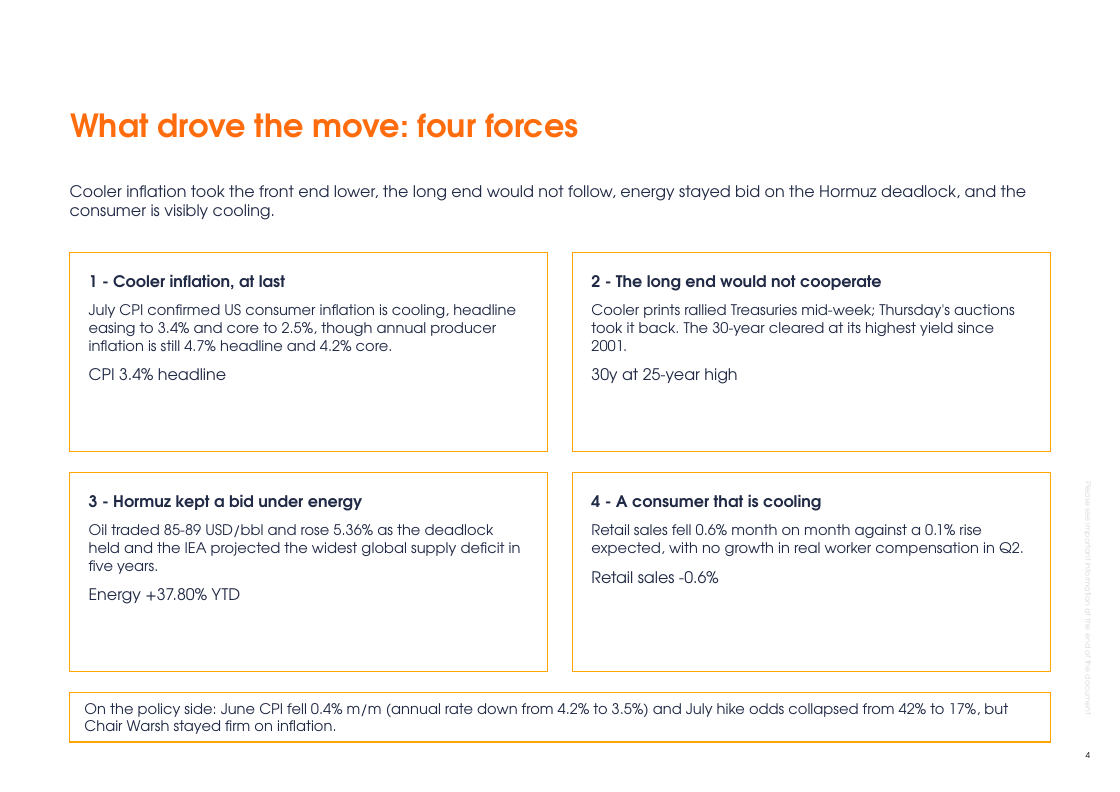
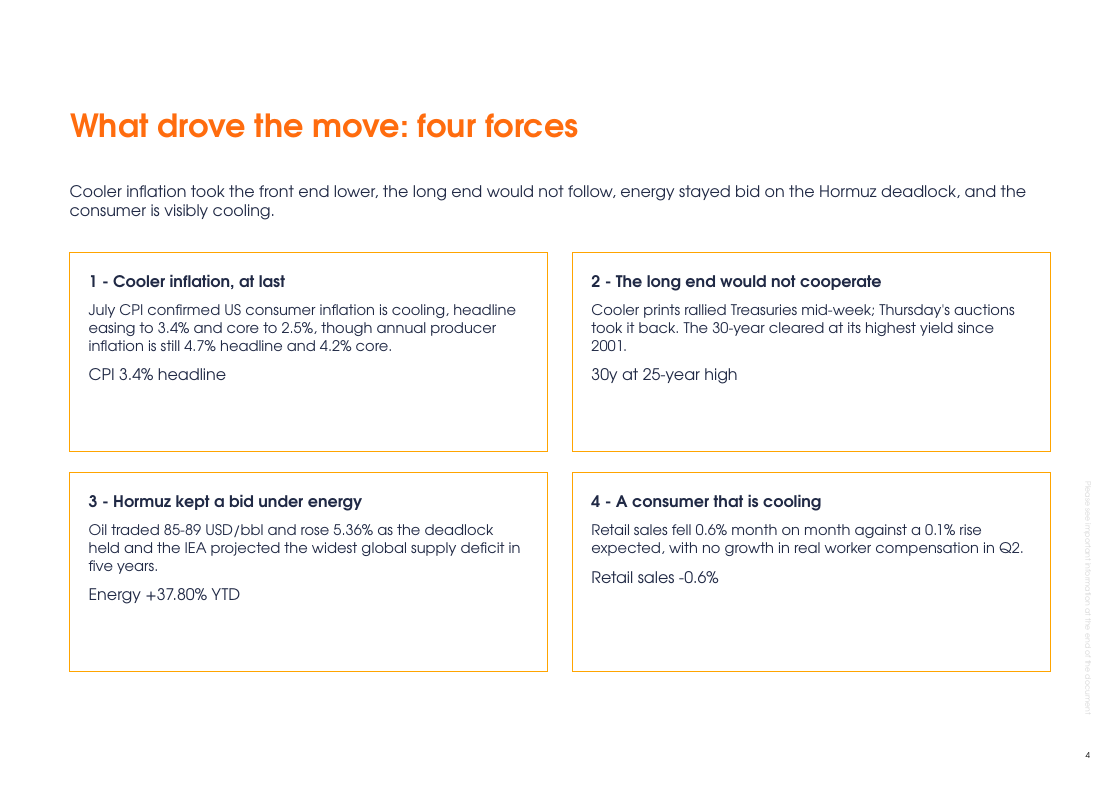
Before and after one commit to jb-db05/Investment_Proposal, a slide deck: slide 4 of investment-proposal-builder/work/example_output_deck.pptx. Drawn at 1120x792 pixels with LibreOffice and Linux fonts; fonts in the diff are those of the drawing; background and template pictures are left out. Boxes give left, top, right and bottom in pixels: in the first picture for what was removed or moved away, otherwise in the second. Text is boxed around its words. In the diff, an @@ line names an element or a change of style, - is before the commit and + after.

```diff
--- a/investment-proposal-builder/work/example_output_deck.pptx
+++ b/investment-proposal-builder/work/example_output_deck.pptx
@@ rectangle removed at <box>70,693,1051,742</box> @@
-On the policy side: June CPI fell 0.4% m/m (annual rate down from 4.2% to 3.5%) and July hike odds collapsed from 42% to 17%, but Chair Warsh stayed firm on inflation.
```
Also in this commit, not shown: 4 other slides changed, 21 other files.
